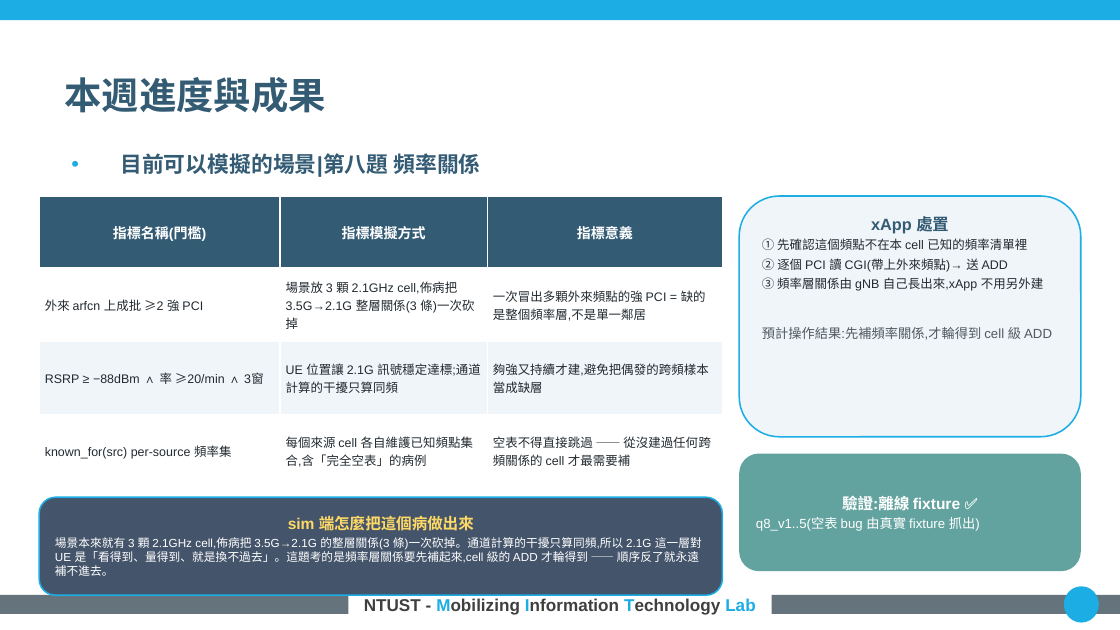
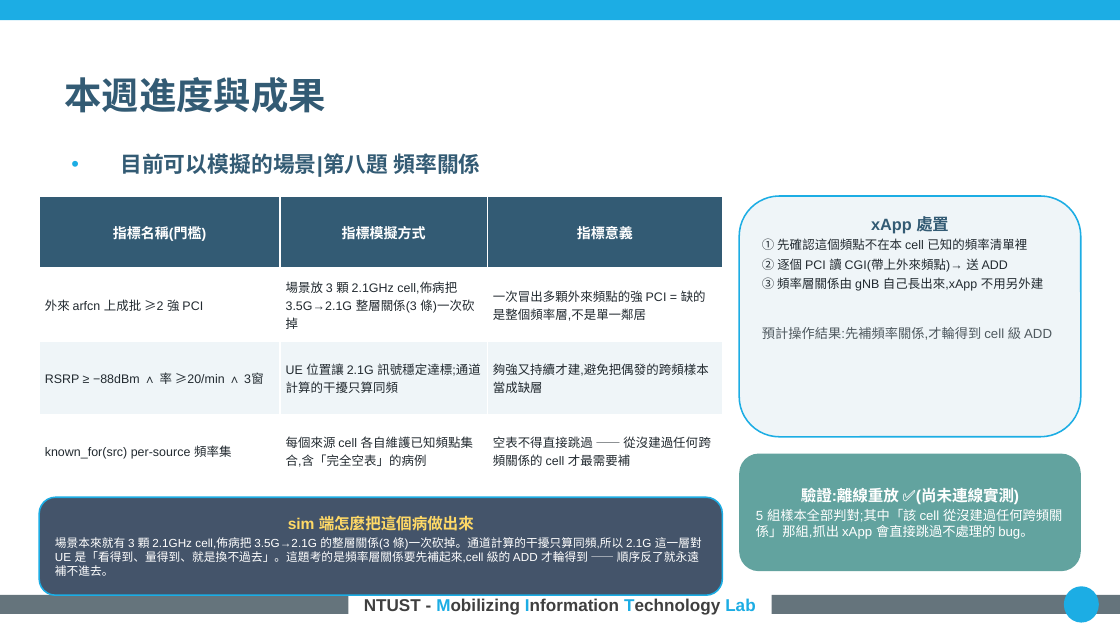
Before and after one commit to kimOuO/RAN-sim-OAI, a slide deck: slide 11 of docs/report/8_27_進度報告_v10十二題.pptx. Drawn at 1120x630 pixels with LibreOffice and Linux fonts; fonts in the diff are those of the drawing; background and template pictures are left out. Boxes give left, top, right and bottom in pixels: in the first picture for what was removed or moved away, otherwise in the second. Text is boxed around its words. In the diff, an @@ line names an element or a change of style, - is before the commit and + after.

```diff
--- a/docs/report/8_27_進度報告_v10十二題.pptx
+++ b/docs/report/8_27_進度報告_v10十二題.pptx
@@ text in rounded rectangle at (756, 488, 1062, 539): text changed @@
-驗證:離線 fixture ✅
-q8_v1..5(空表 bug 由真實 fixture 抓出)
+驗證:離線重放 ✅(尚未連線實測)
+5 組樣本全部判對;其中「該 cell 從沒建過任何跨頻關係」那組,抓出 xApp 會直接跳過不處理的 bug。
```
Also in this commit, not shown: 4 other slides changed.
